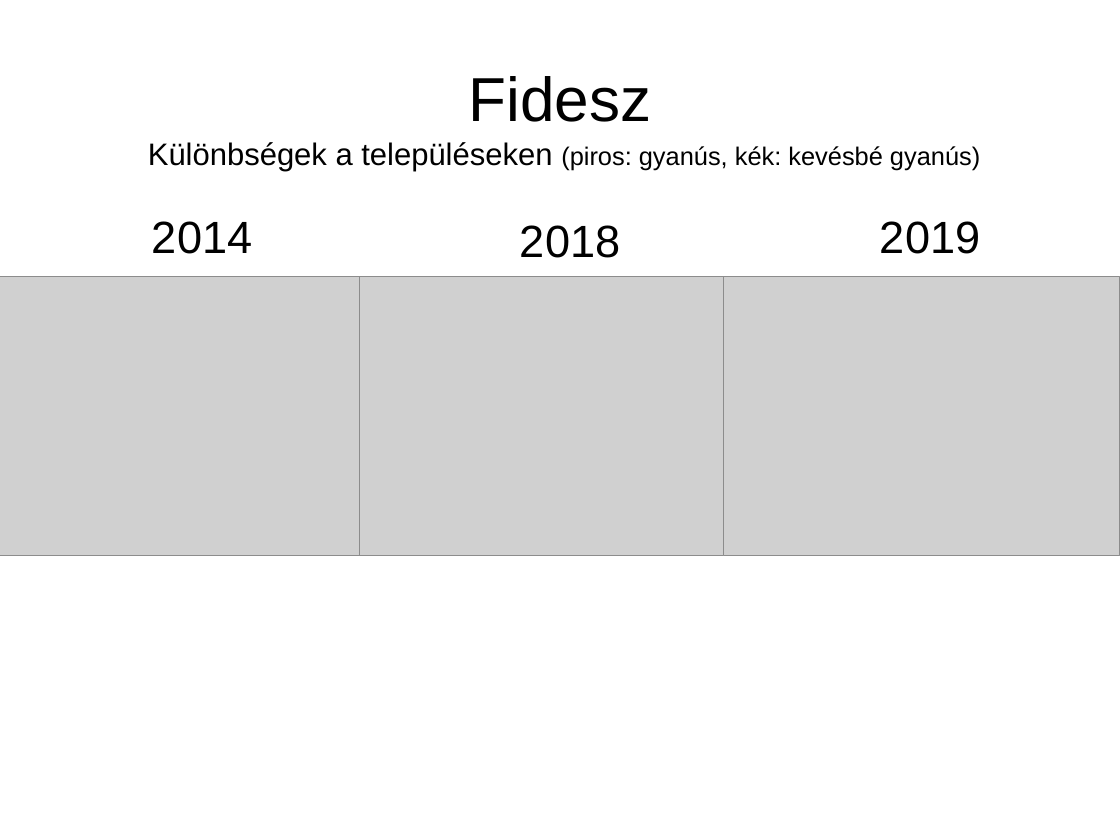
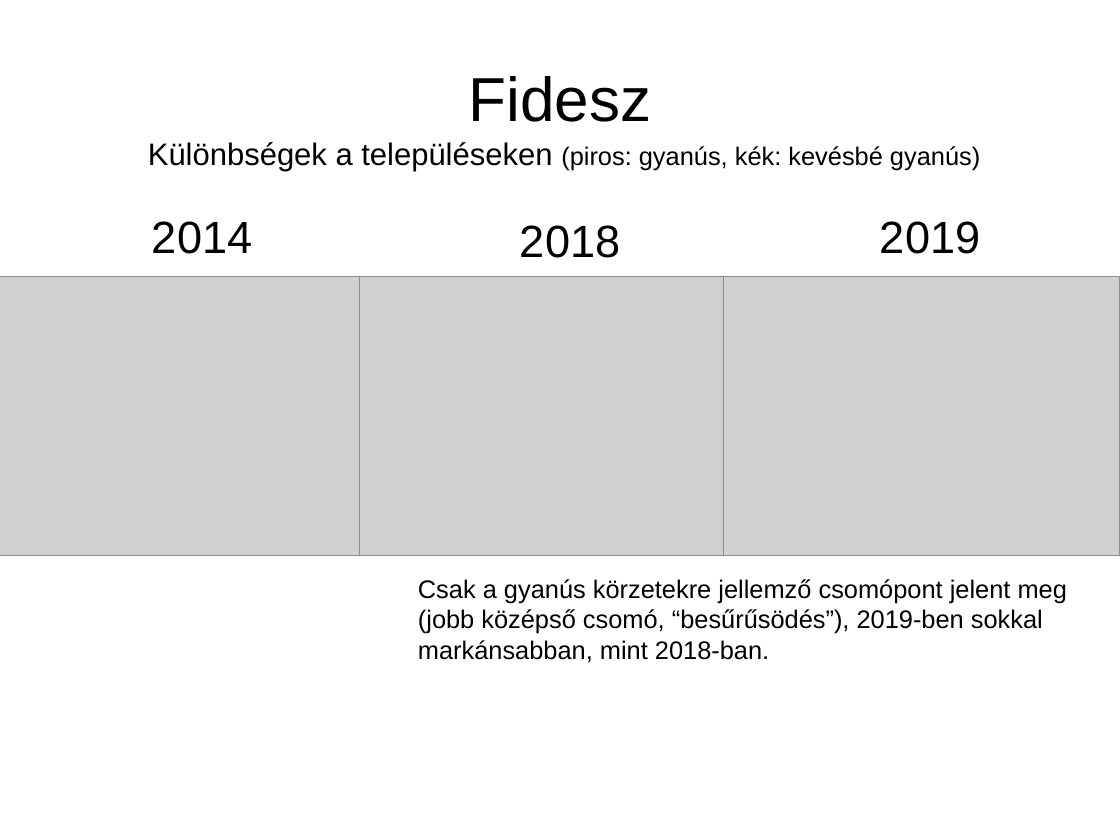
Before and after one commit to brezniczky/ep_elections_2019_hun, a slide deck: slide 10 of slides/hun/slides.odp. Drawn at 1120x840 pixels with LibreOffice and Linux fonts; fonts in the diff are those of the drawing; grey boxes stand for pictures. Boxes give left, top, right and bottom in pixels: in the first picture for what was removed or moved away, otherwise in the second. Text is boxed around its words. In the diff, an @@ line names an element or a change of style, - is before the commit and + after.

```diff
--- a/slides/hun/slides.odp
+++ b/slides/hun/slides.odp
@@ text added at (x1=418, y1=579, x2=1067, y2=663), 18 pt, text #000000 @@
+Csak a gyanús körzetekre jellemző csomópont jelent meg
+(jobb középső csomó, “besűrűsödés”), 2019-ben sokkal markánsabban, mint 2018-ban.
```
Also in this commit, not shown: 24 other slides changed, 3 slides added.
